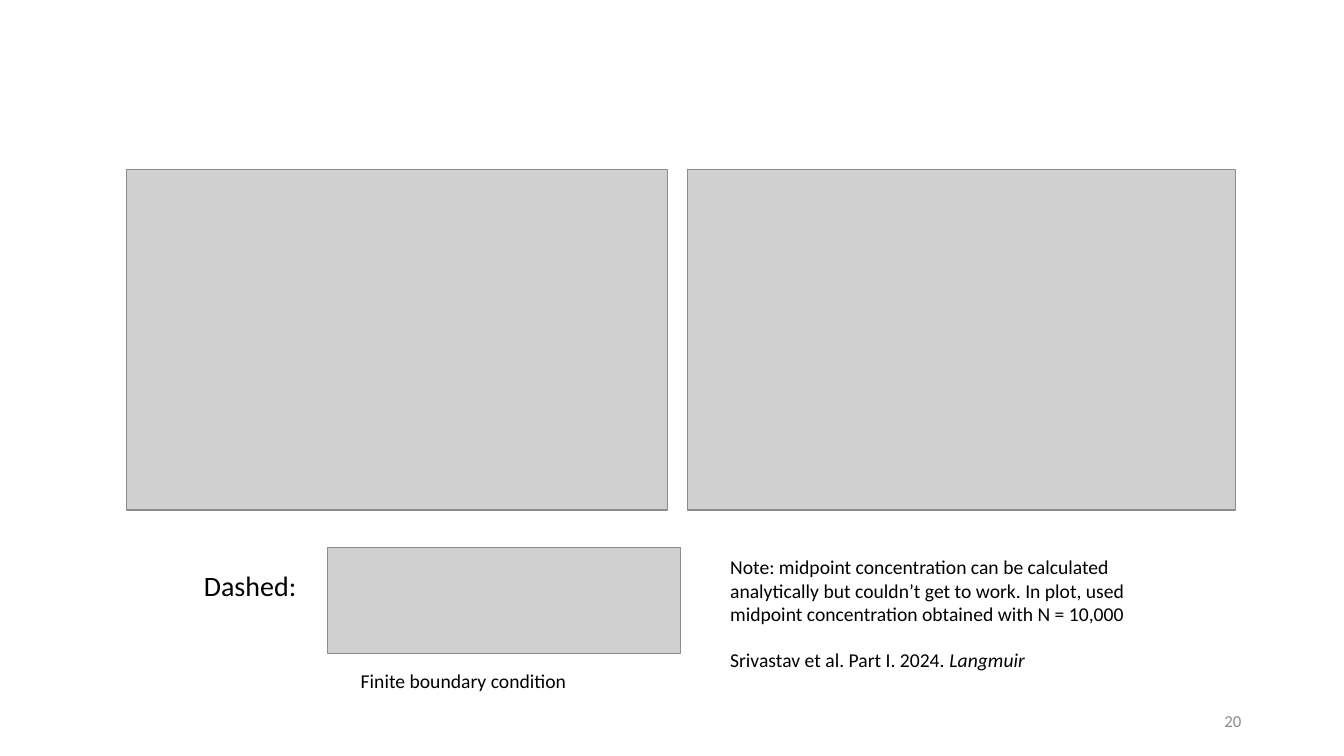
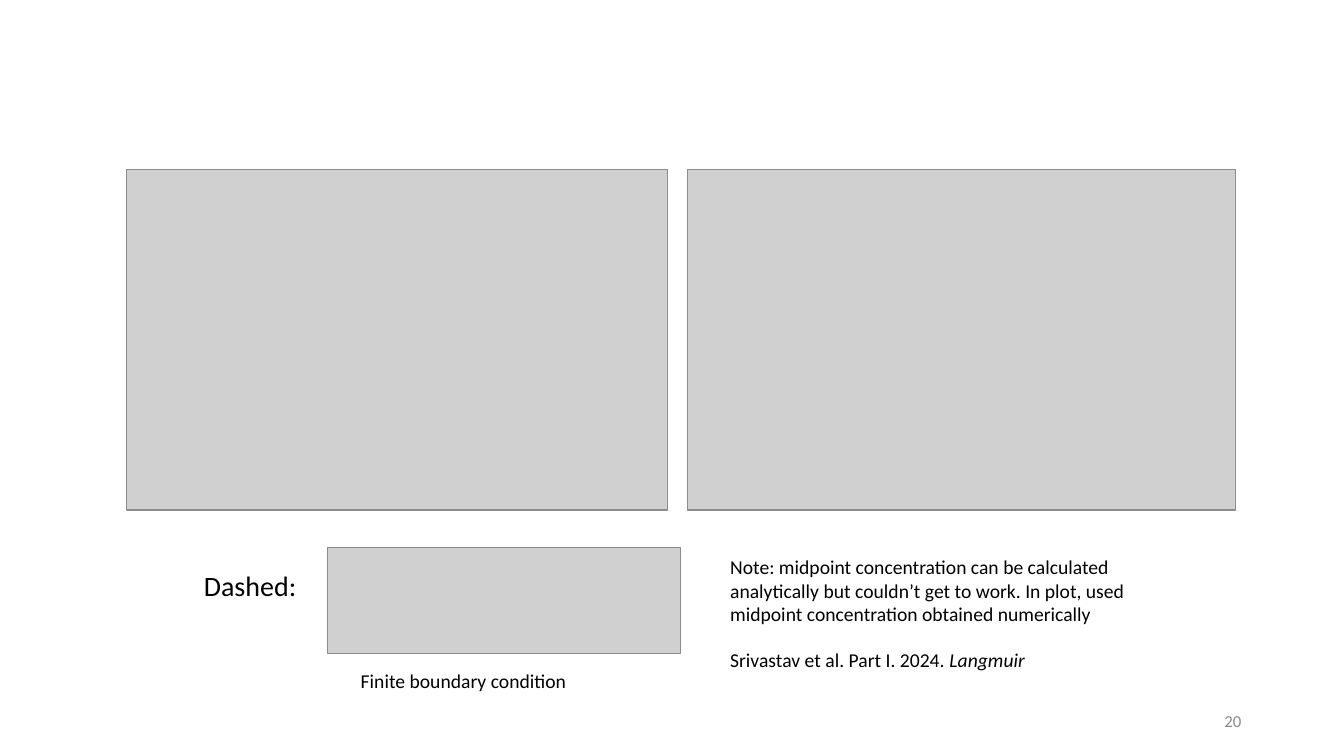
Before and after one commit to tyokokur/presentations, a slide deck: slide 20 of NAF.pptx. Drawn at 1344x756 pixels with LibreOffice and Linux fonts; fonts in the diff are those of the drawing; grey boxes stand for pictures; background and template pictures are left out. Boxes give left, top, right and bottom in pixels: in the first picture for what was removed or moved away, otherwise in the second. Text is boxed around its words. In the diff, an @@ line names an element or a change of style, - is before the commit and + after.

Commit message:
autocommit

```diff
--- a/NAF.pptx
+++ b/NAF.pptx
@@ text at [730,560,1124,624]: text changed @@
-Note: midpoint concentration can be calculated analytically but couldn’t get to work. In plot, used midpoint concentration obtained with N = 10,000
+Note: midpoint concentration can be calculated analytically but couldn’t get to work. In plot, used midpoint concentration obtained numerically
```
